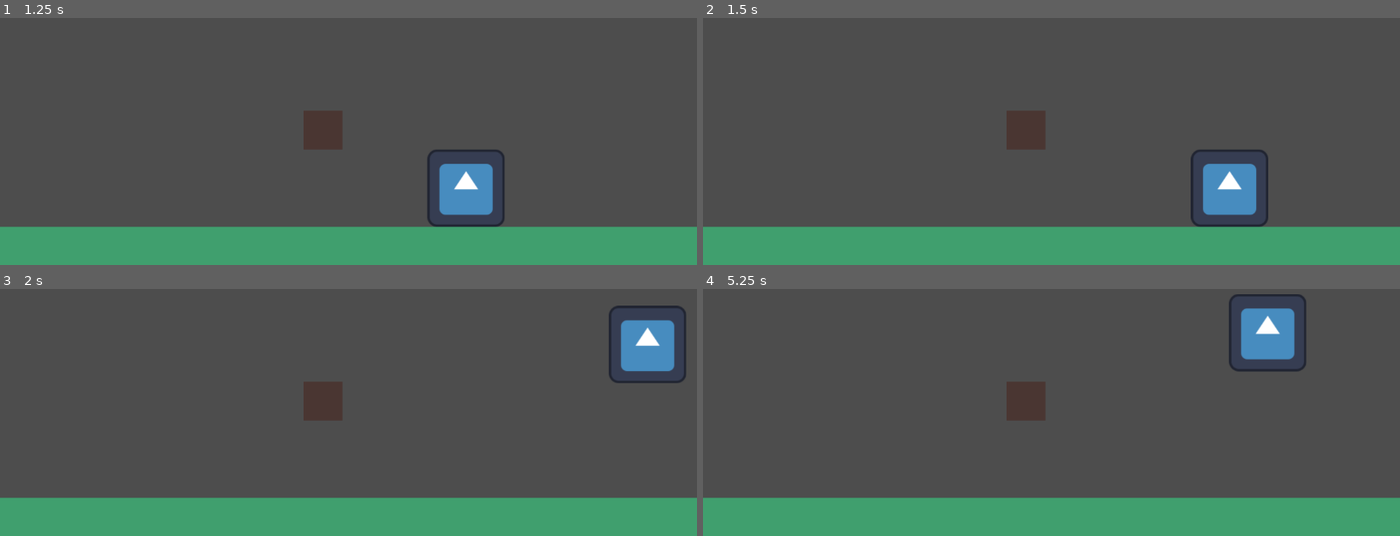
Above: before the commit, frames 1-4 (two rows, left to right).
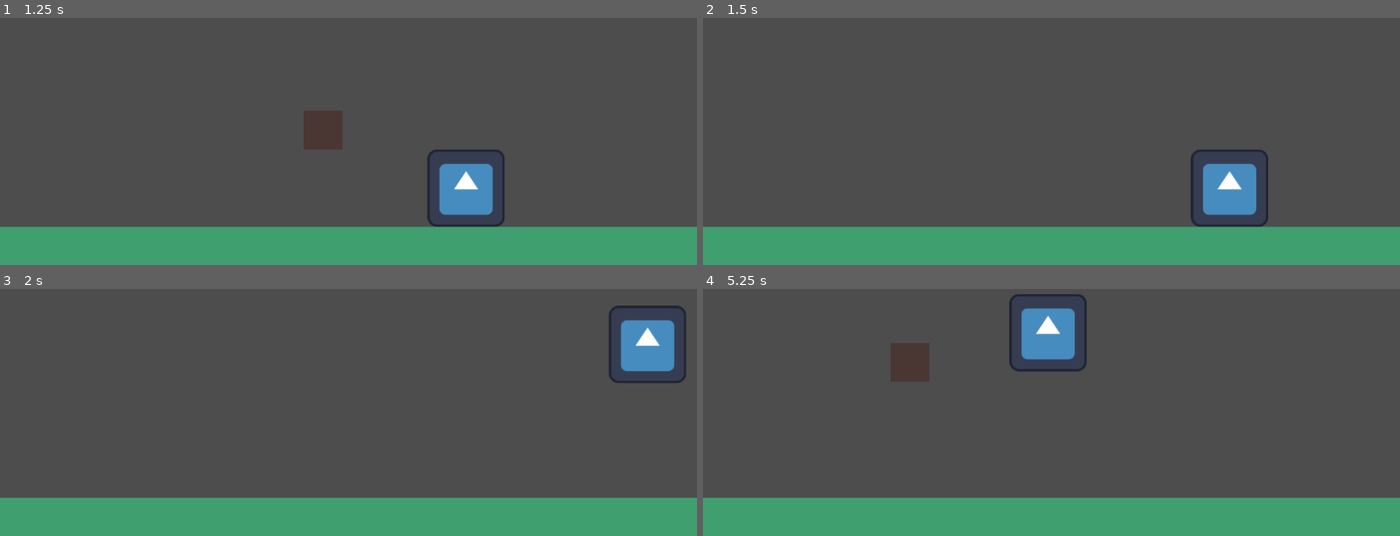
Above: after the commit, the same moments.

Repository: gavindg/lost-to-space
Game: Godot game, scene res://test_filewriting.tscn
Same seed, same stepped clock (60 frames per second), same inputs: the game is played once before the commit and once after it. The project has no main scene, so this scene is started directly. The engine's default icon, where the game draws it, is replaced by a stand-in: a white triangle on a blue panel in a dark square.
Inputs (mouse positions are in pixels of both pictures, inside the frame that each line leads up to):
- Up to frame 1 (1.25 s): tap Enter at 0.5 s; move the mouse to (313, 146) at 0.52 s; hold D (right) from 0.53 s (still down); tap J (clean) at 0.6 s; click (313, 146) at 0.67 s; tap W (up) at 0.77 s
- Up to frame 2 (1.5 s): keep holding D (right); move the mouse to (1260, 126) at 1.27 s; tap J (clean) at 1.35 s
- Up to frame 3 (2 s): keep holding D (right); tap W (up) at 1.52 s
- Up to frame 4 (5.25 s): move the mouse to (outside the picture) at 2.02 s; release D (right) at 2.03 s; hold A (left) 2.03-4.28 s; tap J (clean) every 0.75 s from 2.1 to 5.1 s; move the mouse to (1086, 340) at 2.77 s; click (1086, 340) at 2.92 s; tap W (up) at 3.02, 3.77, 4.52 s; move the mouse to (outside the picture) at 3.52 s; tap L (load) at 4.15 s; move the mouse to (1204, 321) at 4.27 s; hold D (right) from 4.28 s (still down); tap K (save) at 4.9 s; move the mouse to (912, 360) at 5.02 s; click (912, 360) at 5.17 s

Frame 1 is identical in both runs. In frame 2, 0.8% of the frame differs, in the area x 43-50%, y 37-54%; in frame 3, 0.8%; in frame 4, 5.9%, in the area x 26-87%, y 2-54%.
Error before the commit: Invalid access to property or key 'tilemap_layer' on a base object of type 'Nil'. (res://game_saver.gd:86)
Error after the commit: Invalid access to property or key 'tile_data' on a base object of type 'Nil'. (res://game_saver.gd:73)

Commit message:
Add default world for cleaning

Diff:
--- /dev/null
+++ b/default_world.tres
@@ -0,0 +1,144 @@
+[gd_resource type="Resource" script_class="SaveGameData" load_steps=22 format=3]
+
+[ext_resource type="Script" path="res://save_game_data.gd" id="1_rg1ac"]
+[ext_resource type="Script" path="res://tile_info.gd" id="2_wl4tg"]
+
+[sub_resource type="Resource" id="Resource_x2n16"]
+script = ExtResource("2_wl4tg")
+layer = 0
+coords = Vector2(-9, 0)
+atlas_id = 0
+atlas_coords = Vector2(0, 3)
+
+[sub_resource type="Resource" id="Resource_osyfr"]
+script = ExtResource("2_wl4tg")
+layer = 0
+coords = Vector2(-8, 0)
+atlas_id = 0
+atlas_coords = Vector2(0, 3)
+
+[sub_resource type="Resource" id="Resource_hu61q"]
+script = ExtResource("2_wl4tg")
+layer = 0
+coords = Vector2(-7, 0)
+atlas_id = 0
+atlas_coords = Vector2(0, 3)
+
+[sub_resource type="Resource" id="Resource_im3an"]
+script = ExtResource("2_wl4tg")
+layer = 0
+coords = Vector2(-6, 0)
+atlas_id = 0
+atlas_coords = Vector2(0, 3)
+
+[sub_resource type="Resource" id="Resource_meay2"]
+script = ExtResource("2_wl4tg")
+layer = 0
+coords = Vector2(-5, 0)
+atlas_id = 0
+atlas_coords = Vector2(0, 3)
+
+[sub_resource type="Resource" id="Resource_c4f7k"]
+script = ExtResource("2_wl4tg")
+layer = 0
+coords = Vector2(-4, 0)
+atlas_id = 0
+atlas_coords = Vector2(0, 3)
+
+[sub_resource type="Resource" id="Resource_1axre"]
+script = ExtResource("2_wl4tg")
+layer = 0
+coords = Vector2(-3, 0)
+atlas_id = 0
+atlas_coords = Vector2(0, 3)
+
+[sub_resource type="Resource" id="Resource_mw1cc"]
+script = ExtResource("2_wl4tg")
+layer = 0
+coords = Vector2(-2, 0)
+atlas_id = 0
+atlas_coords = Vector2(0, 3)
+
+[sub_resource type="Resource" id="Resource_n7krx"]
+script = ExtResource("2_wl4tg")
+layer = 0
+coords = Vector2(-1, 0)
+atlas_id = 0
+atlas_coords = Vector2(0, 3)
+
+[sub_resource type="Resource" id="Resource_mwsfm"]
+script = ExtResource("2_wl4tg")
+layer = 0
+coords = Vector2(0, 0)
+atlas_id = 0
+atlas_coords = Vector2(0, 3)
+
+[sub_resource type="Resource" id="Resource_jr1v2"]
+script = ExtResource("2_wl4tg")
+layer = 0
+coords = Vector2(1, 0)
+atlas_id = 0
+atlas_coords = Vector2(0, 3)
+
+[sub_resource type="Resource" id="Resource_gsg4i"]
+script = ExtResource("2_wl4tg")
+layer = 0
+coords = Vector2(2, 0)
+atlas_id = 0
+atlas_coords = Vector2(0, 3)
+
+[sub_resource type="Resource" id="Resource_wldjm"]
+script = ExtResource("2_wl4tg")
+layer = 0
+coords = Vector2(3, 0)
+atlas_id = 0
+atlas_coords = Vector2(0, 3)
+
+[sub_resource type="Resource" id="Resource_c08we"]
+script = ExtResource("2_wl4tg")
+layer = 0
+coords = Vector2(4, 0)
+atlas_id = 0
+atlas_coords = Vector2(0, 3)
+
+[sub_resource type="Resource" id="Resource_4gr6v"]
+script = ExtResource("2_wl4tg")
+layer = 0
+coords = Vector2(5, 0)
+atlas_id = 0
+atlas_coords = Vector2(0, 3)
+
+[sub_resource type="Resource" id="Resource_4uhyi"]
+script = ExtResource("2_wl4tg")
+layer = 0
+coords = Vector2(6, 0)
+atlas_id = 0
+atlas_coords = Vector2(0, 3)
+
+[sub_resource type="Resource" id="Resource_bruk6"]
+script = ExtResource("2_wl4tg")
+layer = 0
+coords = Vector2(7, 0)
+atlas_id = 0
+atlas_coords = Vector2(0, 3)
+
+[sub_resource type="Resource" id="Resource_4qg0h"]
+script = ExtResource("2_wl4tg")
+layer = 0
+coords = Vector2(8, 0)
+atlas_id = 0
+atlas_coords = Vector2(0, 3)
+
+[sub_resource type="Resource" id="Resource_tb8li"]
+script = ExtResource("2_wl4tg")
+layer = 0
+coords = Vector2(9, 0)
+atlas_id = 0
+atlas_coords = Vector2(0, 3)
+
+[resource]
+script = ExtResource("1_rg1ac")
+player_gpos = Vector2(567, 520.999)
+player_velocity = Vector2(0, 0)
+tilemap_layer = 0
+tile_data = [SubResource("Resource_x2n16"), SubResource("Resource_osyfr"), SubResource("Resource_hu61q"), SubResource("Resource_im3an"), SubResource("Resource_meay2"), SubResource("Resource_c4f7k"), SubResource("Resource_1axre"), SubResource("Resource_mw1cc"), SubResource("Resource_n7krx"), SubResource("Resource_mwsfm"), SubResource("Resource_jr1v2"), SubResource("Resource_gsg4i"), SubResource("Resource_wldjm"), SubResource("Resource_c08we"), SubResource("Resource_4gr6v"), SubResource("Resource_4uhyi"), SubResource("Resource_bruk6"), SubResource("Resource_4qg0h"), SubResource("Resource_tb8li")]
--- a/game_saver.gd
+++ b/game_saver.gd
@@ -81,7 +81,7 @@
 
 # resets to the default world setup.
 func clean():
-	var save_data : SaveGameData = load("user://default_world.tres") as SaveGameData
+	var save_data : SaveGameData = load("res://default_world.tres") as SaveGameData
 	# erase all tiles
 	var layer := save_data.tilemap_layer
 	var tiles = world.get_used_cells(layer)
